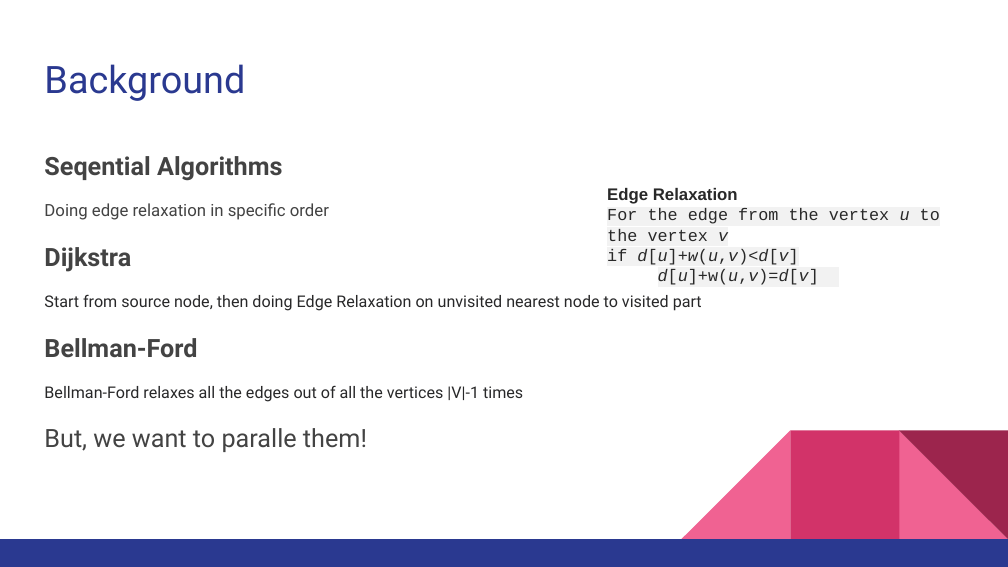
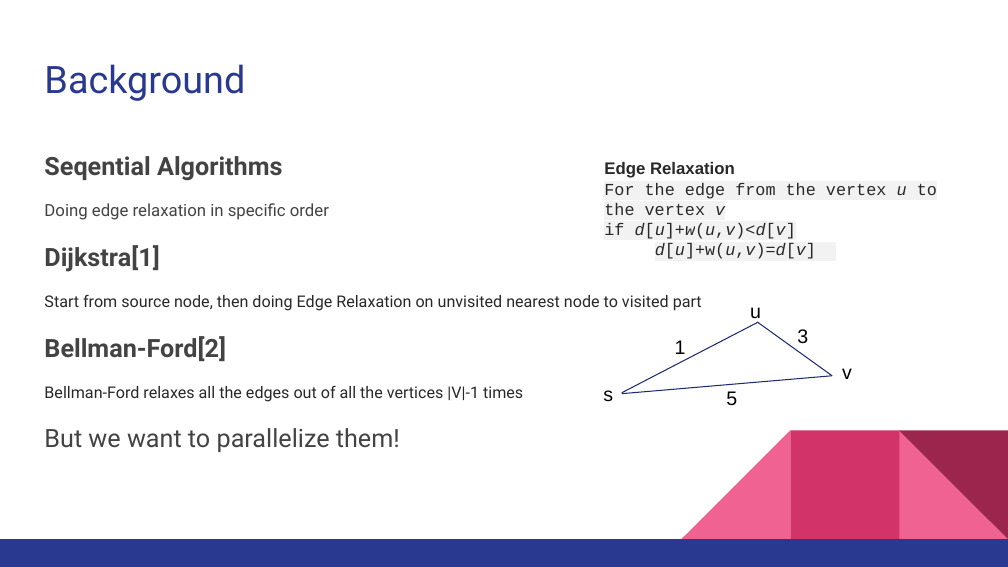
Before and after one commit to xtstc131/COMP5704-Mainpage, a slide deck: slide 3 of Slide_Presentation.pptx. Drawn at 1008x567 pixels with LibreOffice and Linux fonts; fonts in the diff are those of the drawing. Boxes give left, top, right and bottom in pixels: in the first picture for what was removed or moved away, otherwise in the second. Text is boxed around its words. In the diff, an @@ line names an element or a change of style, - is before the commit and + after.

```diff
--- a/Slide_Presentation.pptx
+++ b/Slide_Presentation.pptx
@@ text "Edge Relaxation": place and size @@
-text "Edge Relaxation" at <box>607,188,940,285</box>
+text "Edge Relaxation" at <box>604,162,937,259</box>
@@ text at <box>44,245,159,272</box>: text changed @@
-Dijkstra
+Dijkstra[1]
@@ line added from (622, 393) to (758, 323), #1E2B73 0.75 pt @@
@@ text added at <box>750,307,761,322</box>, 14 pt, text #000000 @@
+u
@@ line added from (757, 323) to (833, 376), #1E2B73 0.75 pt @@
@@ text added at <box>797,329,808,344</box>, 14 pt, text #000000 @@
+3
@@ text at <box>44,336,226,361</box>: text changed @@
-Bellman-Ford
+Bellman-Ford[2]
@@ text added at <box>675,340,686,354</box>, 14 pt, text #000000 @@
+1
@@ line added from (622, 394) to (833, 376), #1E2B73 0.75 pt @@
@@ text added at <box>842,368,852,379</box>, 14 pt, text #000000 @@
+v
@@ text added at <box>603,390,613,402</box>, 14 pt, text #000000 @@
+s
@@ text added at <box>726,391,737,406</box>, 14 pt, text #000000 @@
+5
@@ text at <box>44,428,400,452</box>: text changed @@
-But, we want to paralle them!
+But we want to parallelize them!
```
Also in this commit, not shown: 8 other slides changed, 3 slides added, 2 slides removed.
